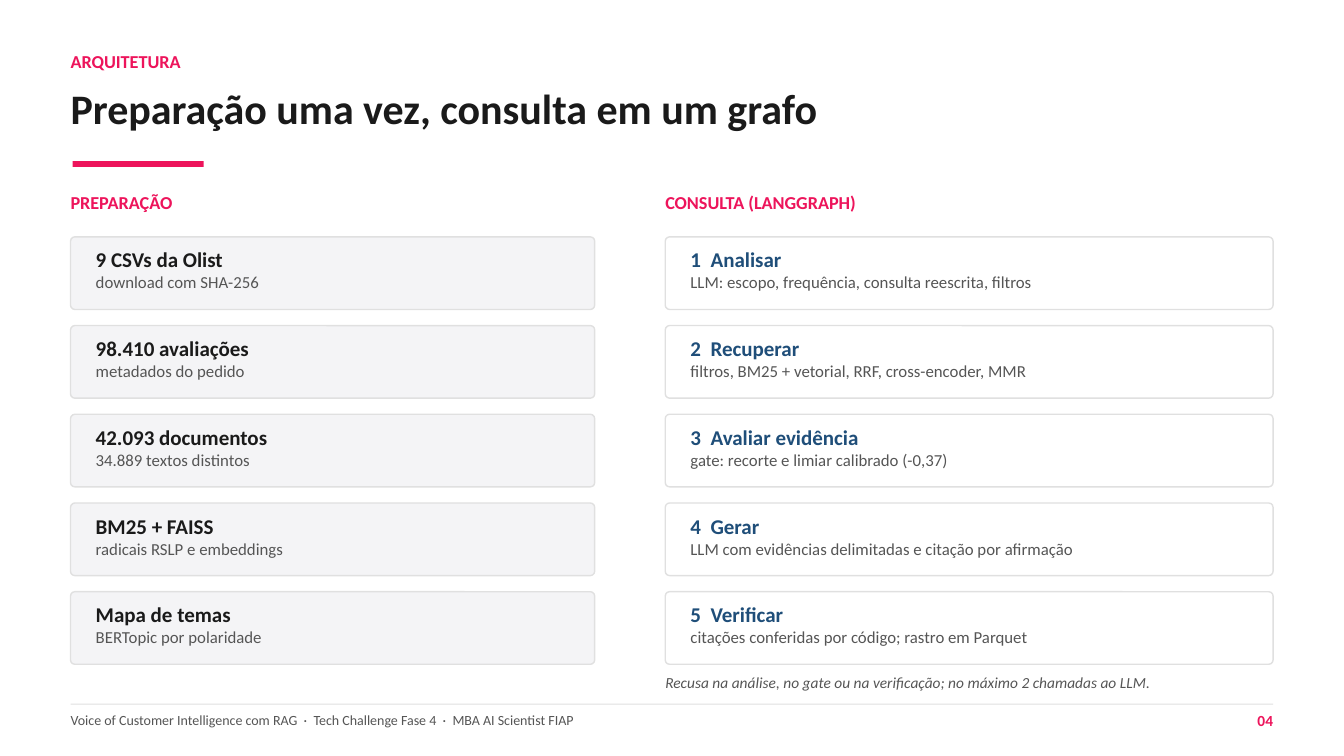
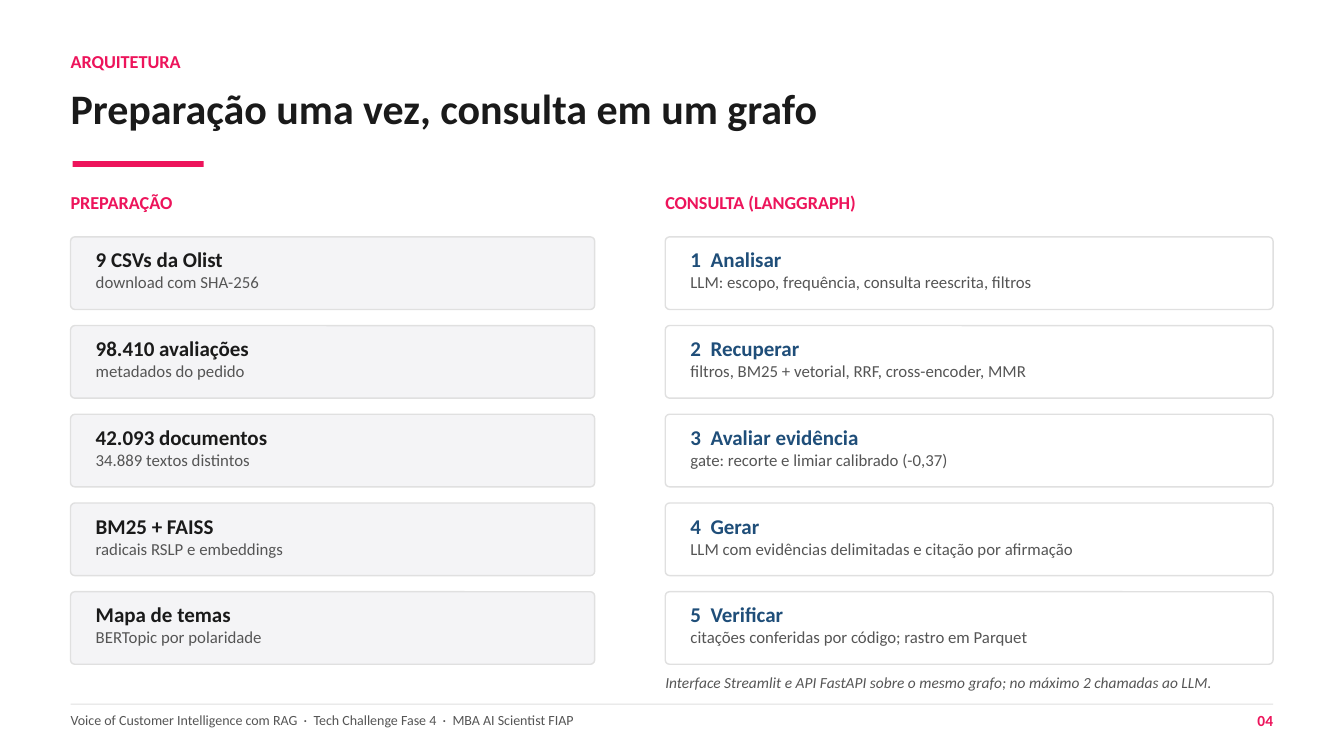
Before and after one commit to guillecosme/fiap-ai-scientist-tech-challenge-fase-04, a slide deck: slide 4 of reports/slides/RM372204 - Guilherme Cosme - Tech Challenge Fase 04.pptx. Drawn at 1344x756 pixels with LibreOffice and Linux fonts; fonts in the diff are those of the drawing. Boxes give left, top, right and bottom in pixels: in the first picture for what was removed or moved away, otherwise in the second. Text is boxed around its words. In the diff, an @@ line names an element or a change of style, - is before the commit and + after.

```diff
--- a/reports/slides/RM372204 - Guilherme Cosme - Tech Challenge Fase 04.pptx
+++ b/reports/slides/RM372204 - Guilherme Cosme - Tech Challenge Fase 04.pptx
@@ text at [665, 677, 1211, 691]: text changed @@
-Recusa na análise, no gate ou na verificação; no máximo 2 chamadas ao LLM.
+Interface Streamlit e API FastAPI sobre o mesmo grafo; no máximo 2 chamadas ao LLM.
```
Also in this commit, not shown: 4 other slides changed, 2 other files.
